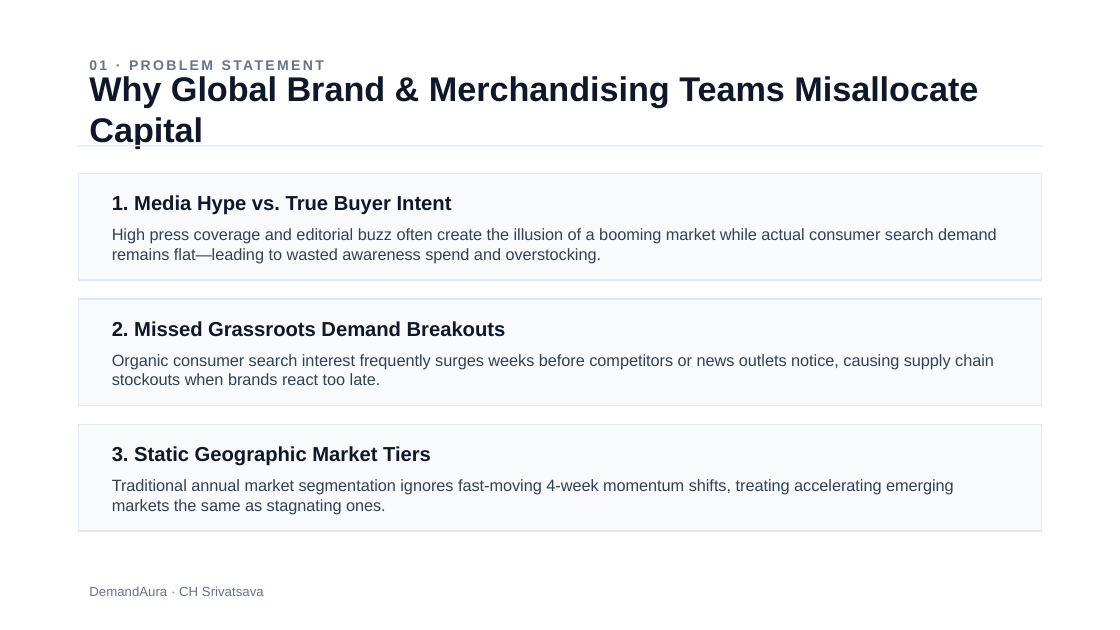
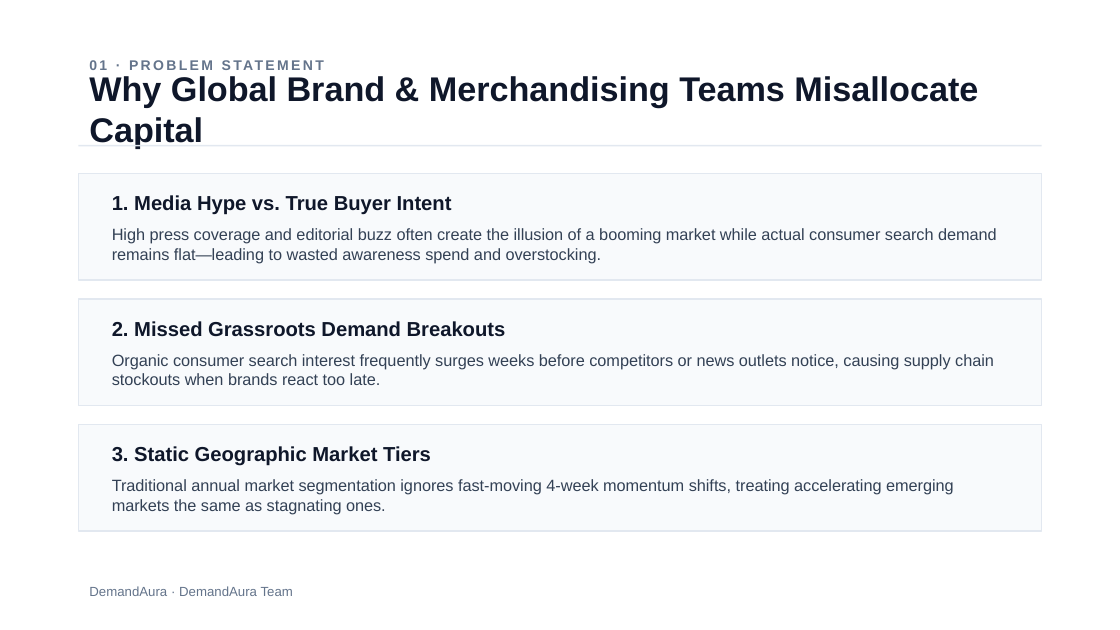
Before and after one commit to sri21-3/DemandAura-Web-app, a slide deck: slide 2 of public/DemandAura_Presentation.pptx. Drawn at 1120x630 pixels with LibreOffice and Linux fonts; fonts in the diff are those of the drawing. Boxes give left, top, right and bottom in pixels: in the first picture for what was removed or moved away, otherwise in the second. Text is boxed around its words. In the diff, an @@ line names an element or a change of style, - is before the commit and + after.

```diff
--- a/public/DemandAura_Presentation.pptx
+++ b/public/DemandAura_Presentation.pptx
@@ text at bbox=[89, 586, 293, 596]: text changed @@
-DemandAura · CH Srivatsava
+DemandAura · DemandAura Team
```
Also in this commit, not shown: 9 other slides changed, 13 other files.
